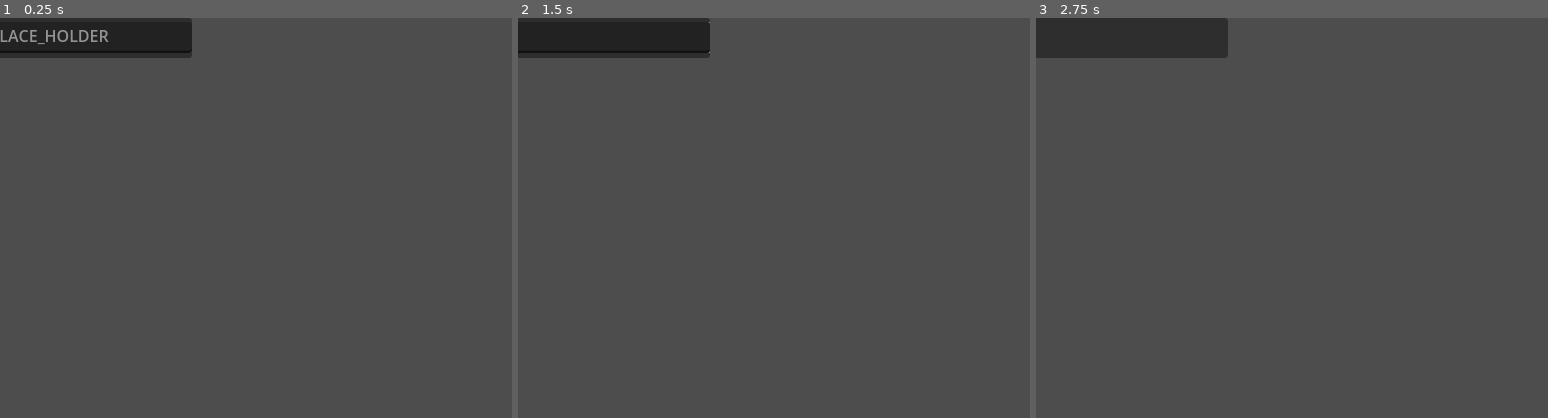
Above: before the commit, frames 1-3 (left to right).
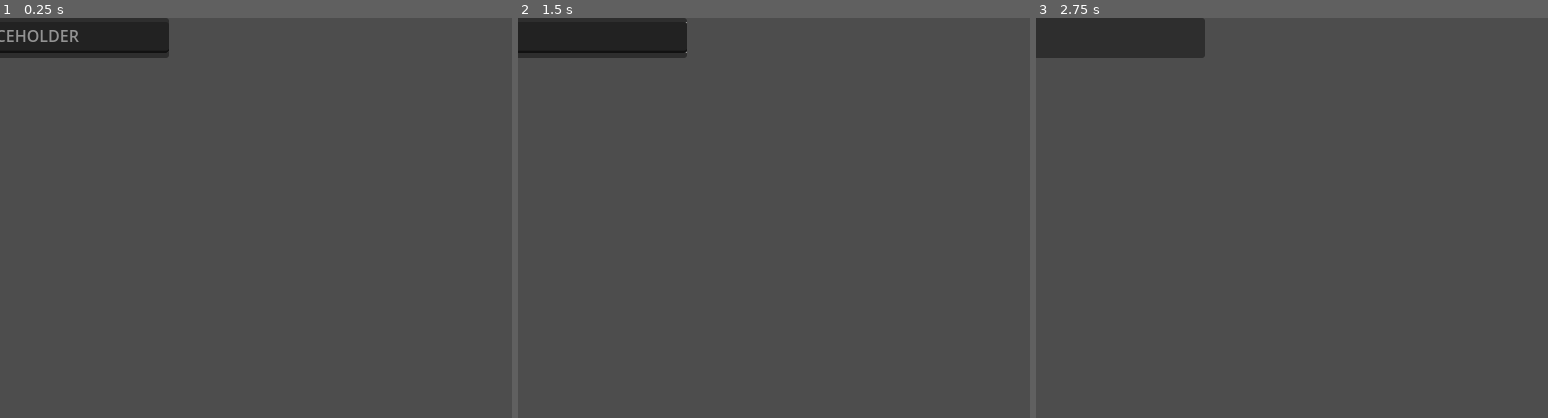
Above: after the commit, the same moments.

Repository: xorblo-doitus/Bloc-notes-plus-plus
Game: Godot game, scene res://src/gui/user_input/note_edition/widget_edits/title_widget_edit.tscn
The game is run twice, just before and just after one commit, with the same random seed, the same clock (stepped at 60 frames per second) and the same inputs. This scene is started directly instead of the project's main scene.
Inputs (mouse positions are in pixels of both pictures, inside the frame that each line leads up to):
- Up to frame 1 (0.25 s): no input
- Up to frame 2 (1.5 s): tap Enter at 0.5 s; drag from (579, 38) to (825, 130) at 0.52 s; tap Space at 1.25 s; drag from (671, 238) to (748, 298) at 1.27 s
- Up to frame 3 (2.75 s): tap Enter at 2 s; move the mouse to (1343, 130) at 2.02 s; tap Ctrl at 2.1 s; click (1343, 130) at 2.17 s

The runs differ from the first frame. In frame 1, 0.8% of the frame differs, in the area x 0-38%, y 0-10%; in frame 2, 0.4%; in frame 3, 0.4%.
Error in both runs: Invalid call. Nonexistent function 'set_attribute' in base 'Nil'. (res://src/gui/user_input/note_edition/widget_edits/title_widget_edit.gd:26)

Commit message:
Translated edition related keys

Diff:
--- a/src/app/main.tscn
+++ b/src/app/main.tscn
@@ -38,7 +38,7 @@
 layout_mode = 2
 size_flags_horizontal = 3
 loose_focus_on_validation = false
-place_holder = "FAST_INPUT_PLACE_HOLDER"
+place_holder = "FAST_INPUT_PLACEHOLDER"
 
 [node name="CreateNote" parent="VBoxContainer/Adding" instance=ExtResource("4_5y3he")]
 layout_mode = 2
--- a/src/assets/translations/translations.csv
+++ b/src/assets/translations/translations.csv
@@ -16,6 +16,11 @@
 CALCULUS,Calculus,Calcul
 VARIABLE,Variable,Variable
 TASK,Task,Tâche
+FAST_INPUT_PLACEHOLDER,Quick entry...,Saisie rapide…
+NO_WIDGET_EDIT_FOR_THIS_TYPE,There is nothing to edit for this type: it only implements new behaviors afterward.,Il n’y a rien à éditer pour ce type : il implémente seulement des comportements après coup.
+EDIT_TITLE,Title:,Titre :
+TITLE_PLACEHOLDER,Enter title...,Entrez un titre…
+VARIABLE_NAME_PLACEHOLDER,Enter variable's name...,Entrez le nom de la variable…
 en,English,Anglais
 fr,French,Français
 LOCALIZATION_PROGRESS,100%,100%
--- a/src/gui/displaying_notes/note_display/widgets/variable_name.tscn
+++ b/src/gui/displaying_notes/note_display/widgets/variable_name.tscn
@@ -19,6 +19,7 @@
 unique_name_in_owner = true
 layout_mode = 2
 auto_width = true
+place_holder = "VARIABLE_NAME_PLACEHOLDER"
 
 [node name="Equal" type="Label" parent="HBoxContainer" index="2"]
 unique_name_in_owner = true
--- a/src/gui/user_input/note_edition/widget_edits/title_widget_edit.tscn
+++ b/src/gui/user_input/note_edition/widget_edits/title_widget_edit.tscn
@@ -19,6 +19,6 @@
 unique_name_in_owner = true
 custom_minimum_size = Vector2(256, 0)
 layout_mode = 2
-place_holder = "TITLE_PLACE_HOLDER"
+place_holder = "TITLE_PLACEHOLDER"
 
 [connection signal="text_changed" from="HBoxContainer/TitleInput" to="." method="_on_title_input_text_changed"]
Not shown, changed: raw_assets/translations/translations.ods
